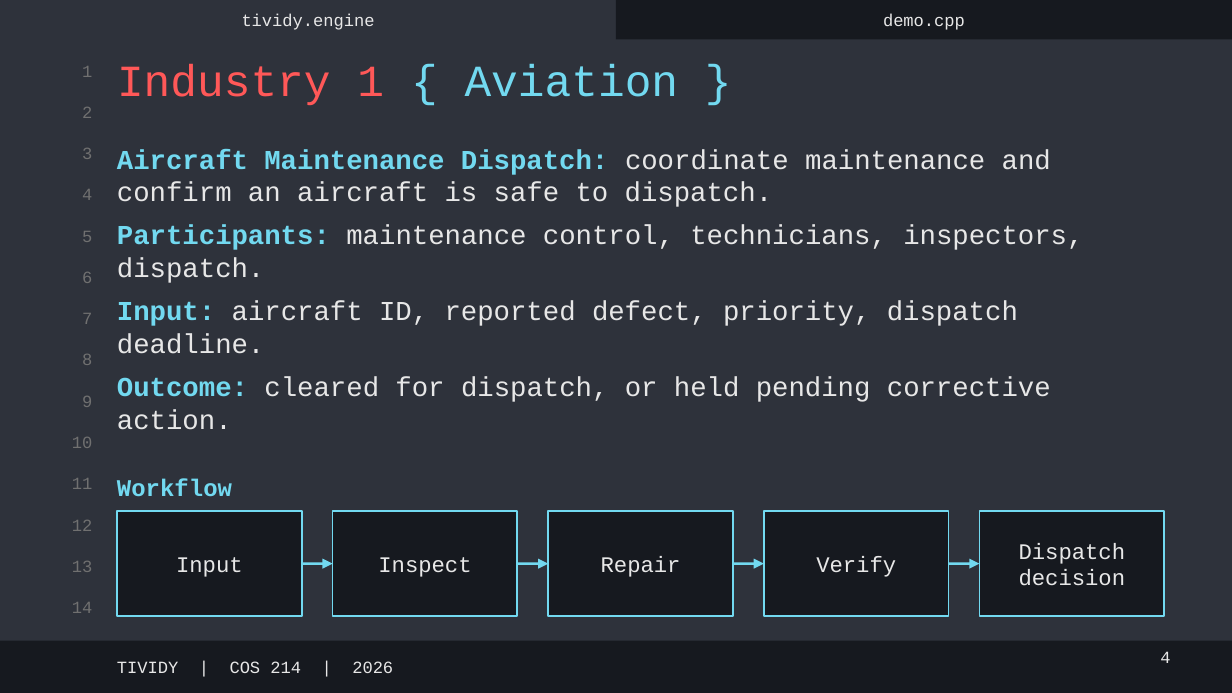
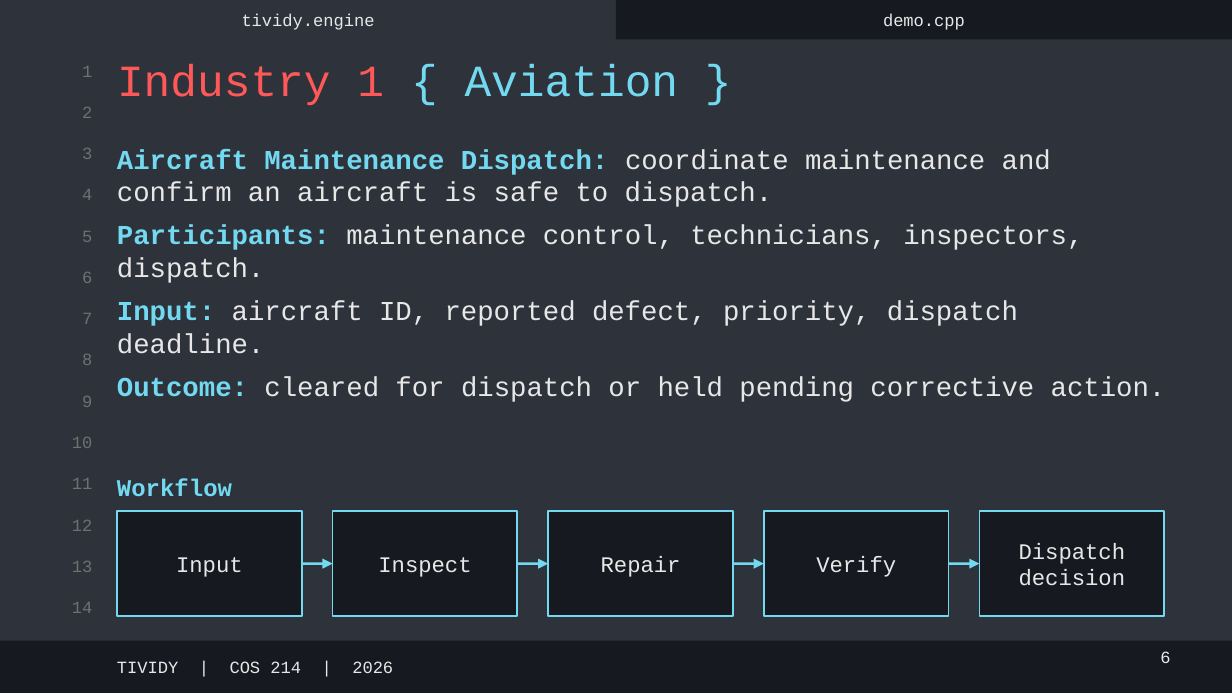
Before and after one commit to Chloe-Larsen/COS214-Project, a slide deck: slide 6 of docs/TIVIDY-Demo.pptx (slide 4 before the commit). Drawn at 1232x693 pixels with LibreOffice and Linux fonts; fonts in the diff are those of the drawing. Boxes give left, top, right and bottom in pixels: in the first picture for what was removed or moved away, otherwise in the second. Text is boxed around its words. In the diff, an @@ line names an element or a change of style, - is before the commit and + after.

```diff
--- a/docs/TIVIDY-Demo.pptx
+++ b/docs/TIVIDY-Demo.pptx
@@ text at bbox=[117, 377, 1166, 402]: text changed @@
-Outcome: cleared for dispatch, or held pending corrective action.
+Outcome: cleared for dispatch or held pending corrective action.
@@ page number at bbox=[1160, 651, 1170, 663]: text changed @@
-4
+6
```
Also in this commit, not shown: 5 other slides changed.
